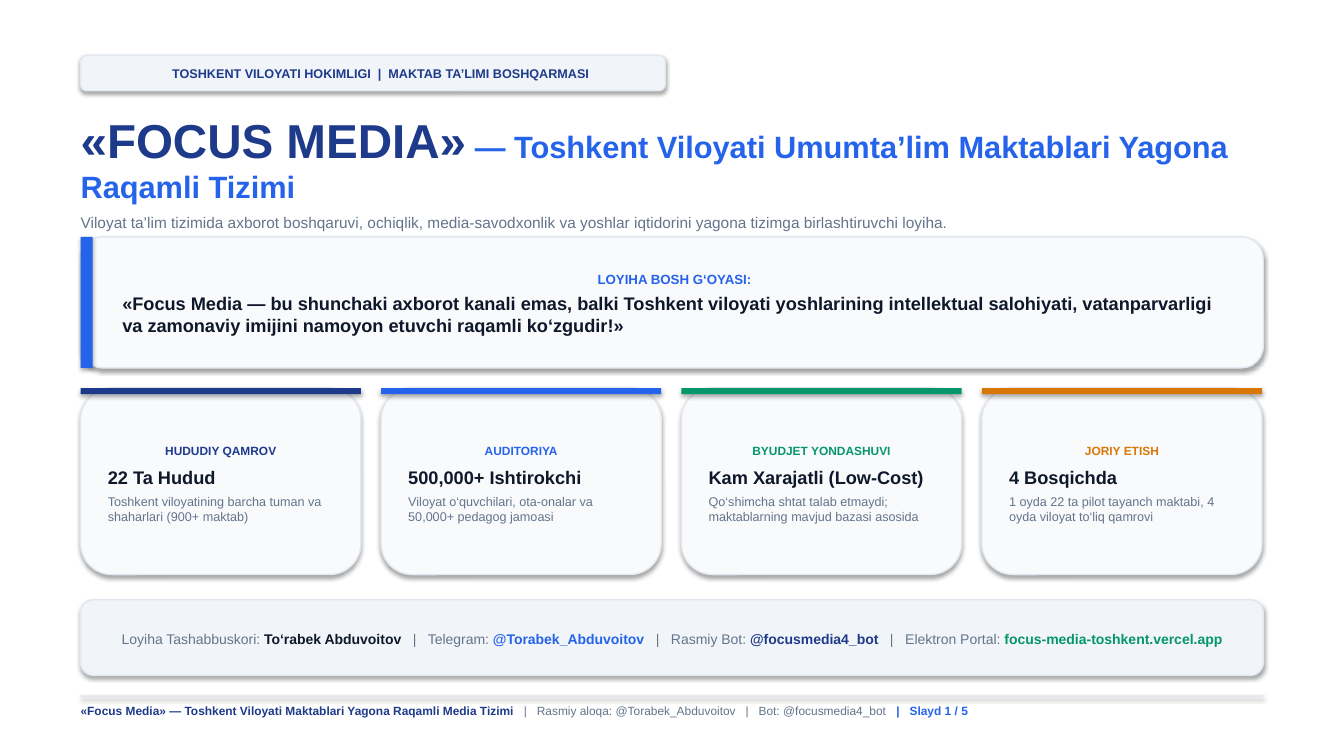
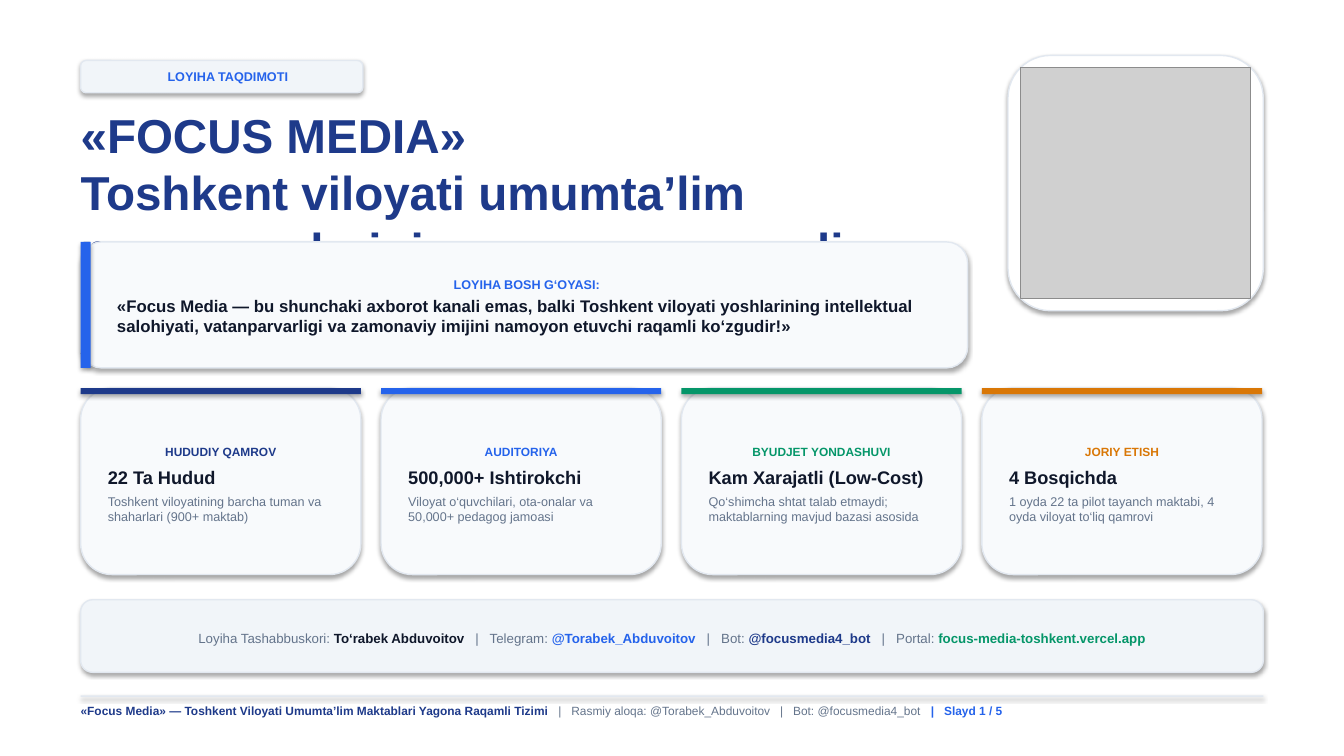
Before and after one commit to abduvoitov11/focus-media-toshkent, a slide deck: slide 1 of Focus_Media_Toshkent_Viloyati_Taqdimot.pptx. Drawn at 1344x756 pixels with LibreOffice and Linux fonts; fonts in the diff are those of the drawing; grey boxes stand for pictures. Boxes give left, top, right and bottom in pixels: in the first picture for what was removed or moved away, otherwise in the second. Text is boxed around its words. In the diff, an @@ line names an element or a change of style, - is before the commit and + after.

Commit message:
Refine: Add generated Focus Media logo and 3D illustration, streamline structure

```diff
--- a/Focus_Media_Toshkent_Viloyati_Taqdimot.pptx
+++ b/Focus_Media_Toshkent_Viloyati_Taqdimot.pptx
@@ rounded rectangle removed at box(81, 55, 665, 91) @@
-TOSHKENT VILOYATI HOKIMLIGI | MAKTAB TA’LIMI BOSHQARMASI
@@ rounded rectangle added at box(1008, 55, 1263, 311), fill #FFFFFF, outline #E2E8F0 1 pt @@
@@ rounded rectangle added at box(81, 60, 363, 93), fill #F1F5F9, outline #E2E8F0 1 pt, 9 pt, text #2563EB, bold @@
+LOYIHA TAQDIMOTI
@@ picture added at box(1020, 68, 1251, 298) @@
@@ text at box(81, 119, 844, 334): text changed; size 11 to 10.5 pt @@
-«FOCUS MEDIA» — Toshkent Viloyati Umumta’lim Maktablari Yagona Raqamli Tizimi
-Viloyat ta’lim tizimida axborot boshqaruvi, ochiqlik, media-savodxonlik va yoshlar iqtidorini yagona tizimga birlashtiruvchi loyiha.
+«FOCUS MEDIA»
+Toshkent viloyati umumta’lim muassasalarining yagona raqamli tizimi
+Axborot boshqaruvi, tezkor ochiqlik va yoshlar intellektual salohiyatini yagona tizimga birlashtiruvchi loyiha.
@@ rounded rectangle "LOYIHA BOSH G‘OYASI:": place and size @@
-rounded rectangle "LOYIHA BOSH G‘OYASI:" at box(81, 237, 1263, 368)
+rounded rectangle "LOYIHA BOSH G‘OYASI:" at box(81, 242, 968, 368)
@@ rounded rectangle "LOYIHA BOSH G‘OYASI:" at box(81, 242, 968, 368): size 9.5 to 9 pt in "LOYIHA BOSH G‘OYASI:"; size 13 to 12 pt; less space between paragraphs @@
@@ rectangle: place and size @@
-rectangle at box(81, 237, 93, 368)
+rectangle at box(81, 242, 91, 368)
@@ text in rounded rectangle at box(198, 633, 1145, 646): text changed; size 10 to 9.5 pt @@
-Loyiha Tashabbuskori: To‘rabek Abduvoitov | Telegram: @Torabek_Abduvoitov | Rasmiy Bot: @focusmedia4_bot | Elektron Portal: focus-media-toshkent.vercel.app
+Loyiha Tashabbuskori: To‘rabek Abduvoitov | Telegram: @Torabek_Abduvoitov | Bot: @focusmedia4_bot | Portal: focus-media-toshkent.vercel.app
@@ text at box(81, 706, 1003, 718): text changed @@
-«Focus Media» — Toshkent Viloyati Maktablari Yagona Raqamli Media Tizimi | Rasmiy aloqa: @Torabek_Abduvoitov | Bot: @focusmedia4_bot | Slayd 1 / 5
+«Focus Media» — Toshkent Viloyati Umumta’lim Maktablari Yagona Raqamli Tizimi | Rasmiy aloqa: @Torabek_Abduvoitov | Bot: @focusmedia4_bot | Slayd 1 / 5
```
Also in this commit, not shown: 4 other slides changed, 4 other files.
